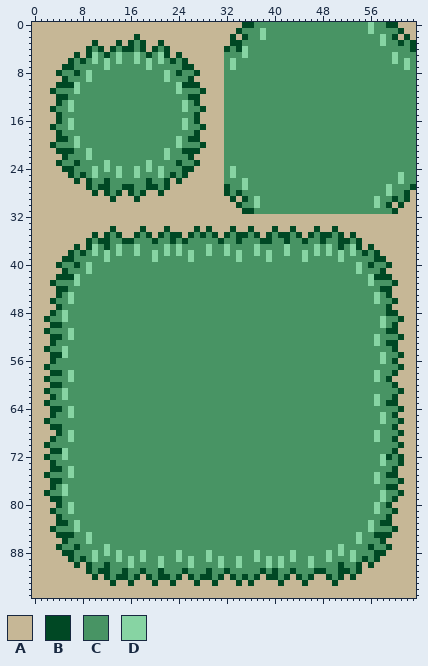
Two states of a sprite sheet, Assets/Art/Tilesets/Source Files/GrassExport.png. The first picture shows the starting point.
The file is 64x96 pixels.
Palette (. is transparent): A #c6b796  B #004824  C #489464  D #87d4a3
After the commit:
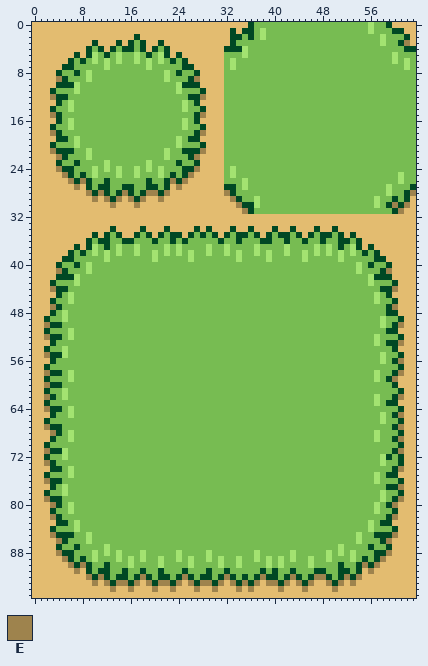
Colours new in this view: E #9e834d
The author wrote: Added alternate tiles to dirt and grass
The edit:
colour A: #c6b796 -> #e3bc70
colour C: #489464 -> #77bc52
colour D: #87d4a3 -> #a3e371
y 0: x 35 B -> A; x 60 B -> A
y 1: x 33..36 ABCC -> BABB; x 60 C -> B
y 2: x 34..36 ABC -> BCB; x 60..61 BA -> CC
y 3: x 34 B -> C; x 62..63 CB -> EA
y 4: x 33 C -> B; x 62 C -> B
y 9: x 4 A -> E; x 27 A -> E
y 12: x 3 A -> E; x 28 A -> E
y 15: x 3 A -> E; x 28 A -> E
y 18: x 3 A -> E; x 28 A -> E
y 21: x 3 A -> E; x 28 A -> E
y 22: x 4 A -> E; x 27 A -> E
y 24: x 4 A -> E; x 27 A -> E
y 25: x 5 A -> E; x 26 A -> E
y 26: x 6 A -> E; x 8 A -> E; x 23 A -> E; x 25 A -> E
y 27: x 7 A -> E; x 24 A -> E; x 33 C -> B
y 28: x 9 A -> E; x 11 A -> E; x 15 A -> E; x 19..20 AA -> EE; x 22 A -> E; x 32..34 BCB -> EBC; x 63 A -> E
y 29: x 10 A -> E; x 12 A -> E; x 14 A -> E; x 16 A -> E; x 18 A -> E; x 21 A -> E; x 33..35 BAB -> EBC
y 30: x 13 A -> E; x 17 A -> E; x 34..36 BCC -> EBB; x 60 A -> E; x 62 A -> E
y 31: x 35 B -> E; x 61 A -> E
y 41: x 4 A -> E; x 59 A -> E
y 44: x 3 A -> E; x 60 A -> E
y 47: x 3 A -> E; x 60 A -> E
y 50: x 2 A -> E; x 61 A -> E
y 52: x 2 A -> E
y 53: x 61 A -> E
y 55: x 2 A -> E
y 56: x 61 A -> E
y 58: x 2 A -> E; x 61 A -> E
y 59: x 60 A -> E
y 60: x 2 A -> E
y 62: x 2 A -> E; x 61 A -> E
y 64: x 2 A -> E
y 65: x 61 A -> E
y 67: x 2 A -> E; x 61 A -> E
y 68: x 3 A -> E
y 69: x 61 A -> E
y 71: x 2 A -> E; x 61 A -> E
y 73: x 2 A -> E
y 74: x 61 A -> E
y 76: x 2 A -> E
y 77: x 61 A -> E
y 79: x 2 A -> E; x 61 A -> E
y 80: x 3 A -> E; x 60 A -> E
y 82: x 3 A -> E; x 60 A -> E
y 85: x 3 A -> E; x 60 A -> E
y 86: x 4 A -> E; x 59 A -> E
y 88: x 4 A -> E; x 59 A -> E
y 89: x 5 A -> E; x 58 A -> E
y 90: x 6 A -> E; x 8 A -> E; x 55 A -> E; x 57 A -> E
y 91: x 7 A -> E; x 56 A -> E
y 92: x 9 A -> E; x 11 A -> E; x 18 A -> E; x 25 A -> E; x 32 A -> E; x 38 A -> E; x 43 A -> E; x 47..48 AA -> EE; x 52 A -> E; x 54 A -> E
y 93: x 10 A -> E; x 12 A -> E; x 14..15 AA -> EE; x 17 A -> E; x 19 A -> E; x 21..22 AA -> EE; x 24 A -> E; x 26 A -> E; x 28..29 AA -> EE; x 31 A -> E; x 33 A -> E; x 35 A -> E; x 37 A -> E; x 39..40 AA -> EE; x 42 A -> E; x 44 A -> E; x 46 A -> E; x 49 A -> E; x 51 A -> E; x 53 A -> E
y 94: x 13 A -> E; x 16 A -> E; x 20 A -> E; x 23 A -> E; x 27 A -> E; x 30 A -> E; x 34 A -> E; x 36 A -> E; x 41 A -> E; x 45 A -> E; x 50 A -> E
